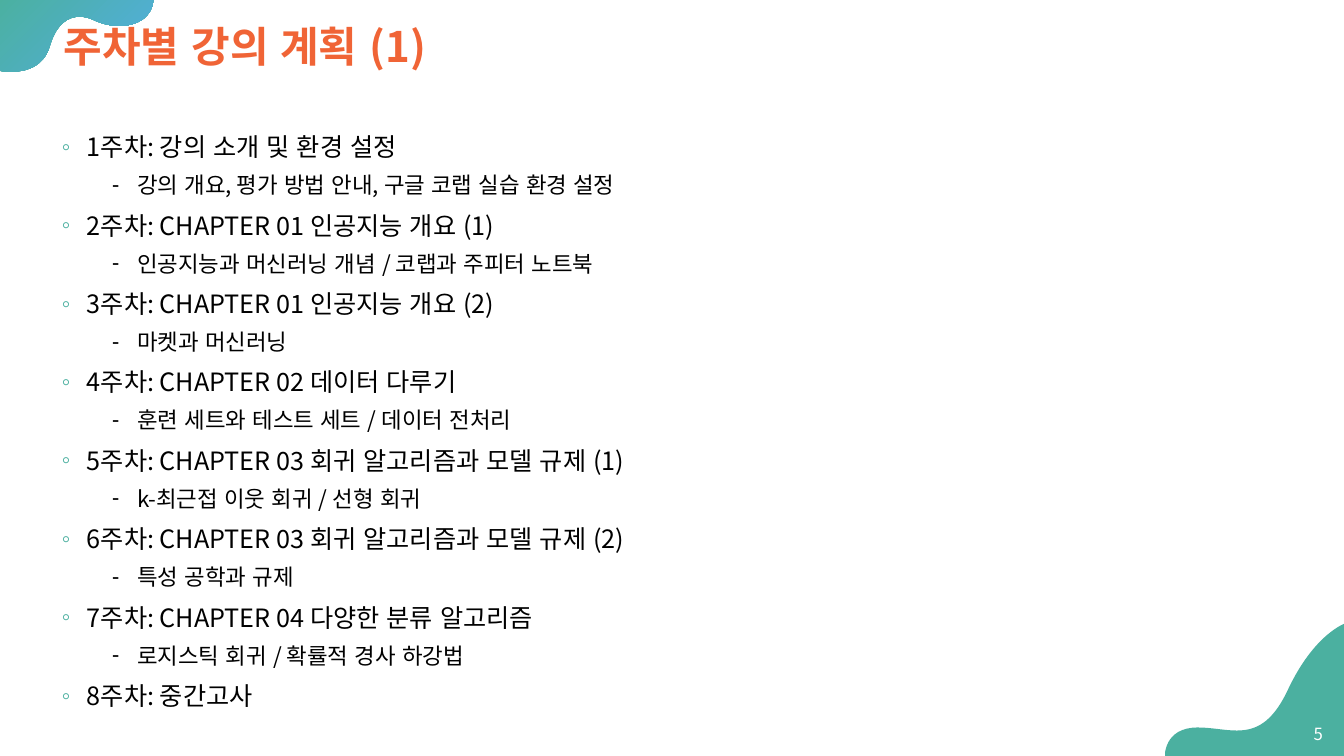
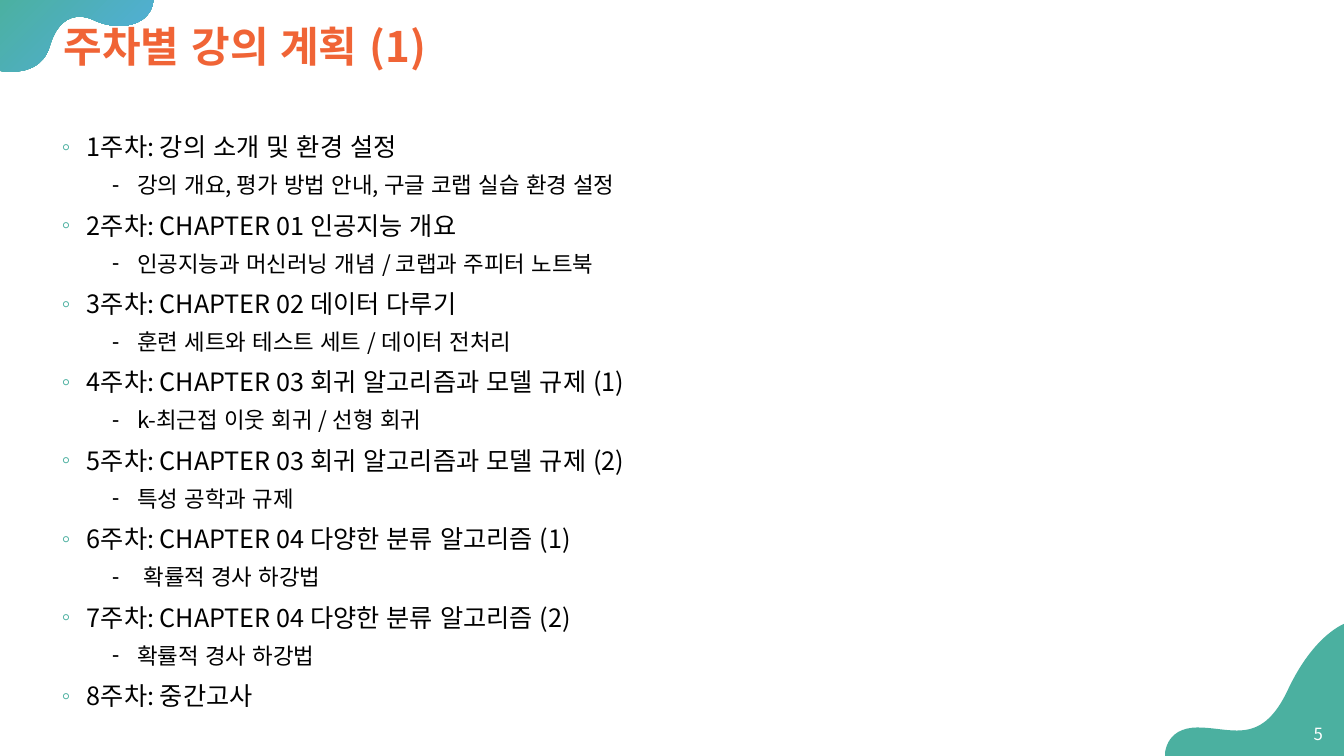
Before and after one commit to Sangdon-Park/Sangdon-Park.github.io, a slide deck: slide 5 of data/인공지능/00 - preview.pptx. Drawn at 1344x756 pixels with LibreOffice and Linux fonts; fonts in the diff are those of the drawing. Boxes give left, top, right and bottom in pixels: in the first picture for what was removed or moved away, otherwise in the second. Text is boxed around its words. In the diff, an @@ line names an element or a change of style, - is before the commit and + after.

```diff
--- a/data/인공지능/00 - preview.pptx
+++ b/data/인공지능/00 - preview.pptx
@@ text at <box>87,214,456,237</box>: text changed @@
-◦ 2주차: CHAPTER 01 인공지능 개요 (1)
+◦ 2주차: CHAPTER 01 인공지능 개요
@@ text at <box>87,292,457,315</box>: text changed @@
-◦ 3주차: CHAPTER 01 인공지능 개요 (2)
-  ⁃ 마켓과 머신러닝
-◦ 4주차: CHAPTER 02 데이터 다루기
+◦ 3주차: CHAPTER 02 데이터 다루기
@@ text at <box>87,370,624,396</box>: text changed @@
-◦ 5주차: CHAPTER 03 회귀 알고리즘과 모델 규제 (1)
+◦ 4주차: CHAPTER 03 회귀 알고리즘과 모델 규제 (1)
@@ text at <box>87,449,624,475</box>: text changed @@
-◦ 6주차: CHAPTER 03 회귀 알고리즘과 모델 규제 (2)
+◦ 5주차: CHAPTER 03 회귀 알고리즘과 모델 규제 (2)
@@ text at <box>87,527,571,666</box>: text changed @@
-◦ 7주차: CHAPTER 04 다양한 분류 알고리즘
-  ⁃ 로지스틱 회귀 / 확률적 경사 하강법
+◦ 6주차: CHAPTER 04 다양한 분류 알고리즘 (1)
+  ⁃ 확률적 경사 하강법
+◦ 7주차: CHAPTER 04 다양한 분류 알고리즘 (2)
+  ⁃ 확률적 경사 하강법
```
Also in this commit, not shown: 3 other slides changed, 3 other files.
